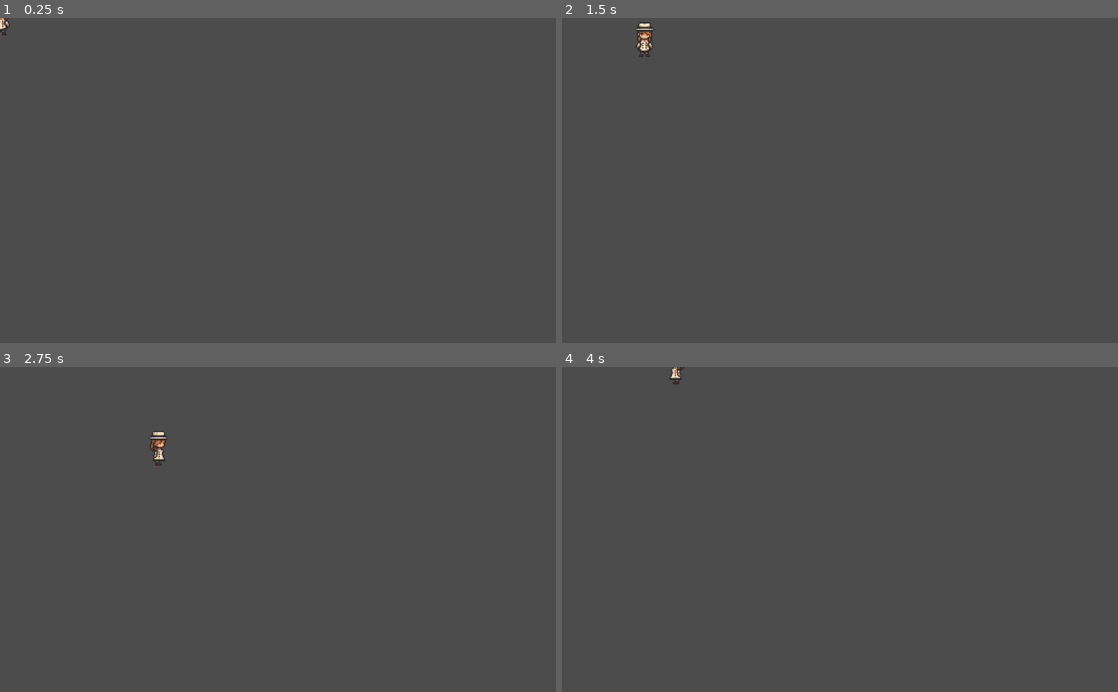
Above: before the commit, frames 1-4 (two rows, left to right).
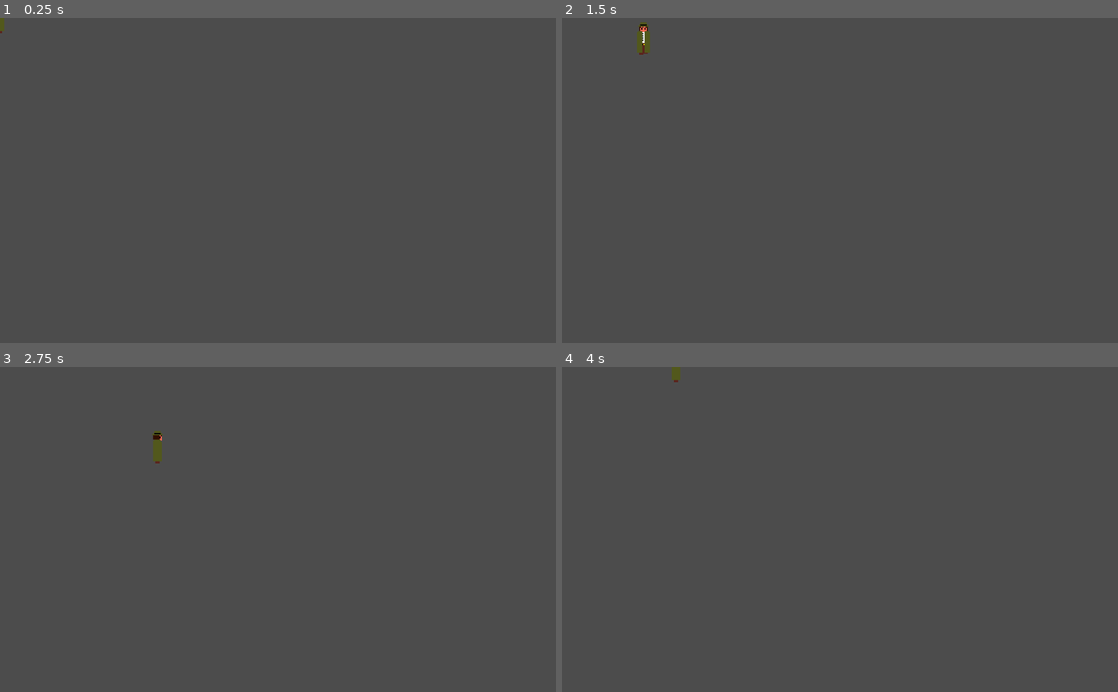
Above: after the commit, the same moments.

Repository: MinusPL/LD47Game
Game: Godot game, scene res://Player/Player.tscn
The game is run twice, just before and just after one commit, with the same random seed, the same clock (stepped at 60 frames per second) and the same inputs. The project has no main scene, so this scene is started directly.
Inputs:
- Up to frame 1 (0.25 s): no input
- Up to frame 2 (1.5 s): tap Enter at 0.5 s; hold Right (ui_right) 0.53-1.28 s; hold Down (ui_down) from 1.28 s (still down)
- Up to frame 3 (2.75 s): release Down (ui_down) at 2.03 s; hold Right (ui_right) from 2.03 s (still down)
- Up to frame 4 (4 s): release Right (ui_right) at 2.78 s; hold Up (ui_up) 2.78-3.53 s; hold Left (ui_left) from 3.53 s (still down)

The runs differ from the first frame. In frame 1, less than 0.1% of the frame differs, in the area x 0-2%, y 0-6%; in frame 2, 0.3%, in the area x 13-17%, y 1-12%; in frame 3, 0.2%; in frame 4, less than 0.1%.

Commit message:
Character sprite + color changing

Diff:
--- a/Game/Player/Player.tscn
+++ b/Game/Player/Player.tscn
@@ -1,107 +1,199 @@
-[gd_scene load_steps=21 format=2]
+[gd_scene load_steps=39 format=2]
 
 [ext_resource path="res://Player/PlayerControler.gd" type="Script" id=1]
-[ext_resource path="res://Player/player_tmp.png" type="Texture" id=2]
+[ext_resource path="res://Player/player.png" type="Texture" id=2]
+[ext_resource path="res://Player/player_coat.png" type="Texture" id=3]
+
+[sub_resource type="AtlasTexture" id=1]
+atlas = ExtResource( 2 )
+region = Rect2( 0, 32, 32, 32 )
+
+[sub_resource type="AtlasTexture" id=2]
+atlas = ExtResource( 2 )
+region = Rect2( 32, 32, 32, 32 )
+
+[sub_resource type="AtlasTexture" id=3]
+atlas = ExtResource( 2 )
+region = Rect2( 64, 32, 32, 32 )
+
+[sub_resource type="AtlasTexture" id=4]
+atlas = ExtResource( 2 )
+region = Rect2( 96, 32, 32, 32 )
+
+[sub_resource type="AtlasTexture" id=5]
+atlas = ExtResource( 2 )
+region = Rect2( 0, 0, 32, 32 )
+
+[sub_resource type="AtlasTexture" id=6]
+atlas = ExtResource( 2 )
+region = Rect2( 32, 0, 32, 32 )
+
+[sub_resource type="AtlasTexture" id=7]
+atlas = ExtResource( 2 )
+region = Rect2( 64, 0, 32, 32 )
+
+[sub_resource type="AtlasTexture" id=8]
+atlas = ExtResource( 2 )
+region = Rect2( 96, 0, 32, 32 )
+
+[sub_resource type="AtlasTexture" id=9]
+atlas = ExtResource( 2 )
+region = Rect2( 0, 64, 32, 32 )
+
+[sub_resource type="AtlasTexture" id=10]
+atlas = ExtResource( 2 )
+region = Rect2( 32, 64, 32, 32 )
+
+[sub_resource type="AtlasTexture" id=11]
+atlas = ExtResource( 2 )
+region = Rect2( 64, 64, 32, 32 )
+
+[sub_resource type="AtlasTexture" id=12]
+atlas = ExtResource( 2 )
+region = Rect2( 96, 64, 32, 32 )
+
+[sub_resource type="AtlasTexture" id=13]
+atlas = ExtResource( 2 )
+region = Rect2( 0, 96, 32, 32 )
 
 [sub_resource type="AtlasTexture" id=14]
 atlas = ExtResource( 2 )
-region = Rect2( 0, 0, 32, 32 )
+region = Rect2( 32, 96, 32, 32 )
 
 [sub_resource type="AtlasTexture" id=15]
 atlas = ExtResource( 2 )
-region = Rect2( 32, 0, 32, 32 )
+region = Rect2( 64, 96, 32, 32 )
 
 [sub_resource type="AtlasTexture" id=16]
 atlas = ExtResource( 2 )
+region = Rect2( 96, 96, 32, 32 )
+
+[sub_resource type="SpriteFrames" id=17]
+animations = [ {
+"frames": [ SubResource( 1 ), SubResource( 2 ), SubResource( 3 ), SubResource( 4 ) ],
+"loop": true,
+"name": "walk_up",
+"speed": 10.0
+}, {
+"frames": [ SubResource( 5 ), SubResource( 6 ), SubResource( 7 ), SubResource( 8 ) ],
+"loop": true,
+"name": "walk_down",
+"speed": 10.0
+}, {
+"frames": [ SubResource( 9 ), SubResource( 10 ), SubResource( 11 ), SubResource( 12 ) ],
+"loop": true,
+"name": "walk_right",
+"speed": 10.0
+}, {
+"frames": [ SubResource( 13 ), SubResource( 14 ), SubResource( 15 ), SubResource( 16 ) ],
+"loop": true,
+"name": "walk_left",
+"speed": 10.0
+} ]
+
+[sub_resource type="AtlasTexture" id=19]
+atlas = ExtResource( 3 )
+region = Rect2( 0, 32, 32, 32 )
+
+[sub_resource type="AtlasTexture" id=20]
+atlas = ExtResource( 3 )
+region = Rect2( 32, 32, 32, 32 )
+
+[sub_resource type="AtlasTexture" id=21]
+atlas = ExtResource( 3 )
+region = Rect2( 64, 32, 32, 32 )
+
+[sub_resource type="AtlasTexture" id=22]
+atlas = ExtResource( 3 )
+region = Rect2( 96, 32, 32, 32 )
+
+[sub_resource type="AtlasTexture" id=23]
+atlas = ExtResource( 3 )
+region = Rect2( 0, 0, 32, 32 )
+
+[sub_resource type="AtlasTexture" id=24]
+atlas = ExtResource( 3 )
+region = Rect2( 32, 0, 32, 32 )
+
+[sub_resource type="AtlasTexture" id=25]
+atlas = ExtResource( 3 )
 region = Rect2( 64, 0, 32, 32 )
 
-[sub_resource type="AtlasTexture" id=17]
-atlas = ExtResource( 2 )
+[sub_resource type="AtlasTexture" id=26]
+atlas = ExtResource( 3 )
 region = Rect2( 96, 0, 32, 32 )
 
-[sub_resource type="AtlasTexture" id=18]
-atlas = ExtResource( 2 )
+[sub_resource type="AtlasTexture" id=27]
+atlas = ExtResource( 3 )
+region = Rect2( 0, 64, 32, 32 )
+
+[sub_resource type="AtlasTexture" id=28]
+atlas = ExtResource( 3 )
+region = Rect2( 32, 64, 32, 32 )
+
+[sub_resource type="AtlasTexture" id=29]
+atlas = ExtResource( 3 )
+region = Rect2( 64, 64, 32, 32 )
+
+[sub_resource type="AtlasTexture" id=30]
+atlas = ExtResource( 3 )
+region = Rect2( 96, 64, 32, 32 )
+
+[sub_resource type="AtlasTexture" id=31]
+atlas = ExtResource( 3 )
 region = Rect2( 0, 96, 32, 32 )
 
-[sub_resource type="AtlasTexture" id=19]
-atlas = ExtResource( 2 )
+[sub_resource type="AtlasTexture" id=32]
+atlas = ExtResource( 3 )
 region = Rect2( 32, 96, 32, 32 )
 
-[sub_resource type="AtlasTexture" id=20]
-atlas = ExtResource( 2 )
+[sub_resource type="AtlasTexture" id=33]
+atlas = ExtResource( 3 )
 region = Rect2( 64, 96, 32, 32 )
 
-[sub_resource type="AtlasTexture" id=21]
-atlas = ExtResource( 2 )
+[sub_resource type="AtlasTexture" id=34]
+atlas = ExtResource( 3 )
 region = Rect2( 96, 96, 32, 32 )
 
-[sub_resource type="AtlasTexture" id=22]
-atlas = ExtResource( 2 )
-region = Rect2( 0, 32, 32, 32 )
-
-[sub_resource type="AtlasTexture" id=23]
-atlas = ExtResource( 2 )
-region = Rect2( 32, 32, 32, 32 )
-
-[sub_resource type="AtlasTexture" id=24]
-atlas = ExtResource( 2 )
-region = Rect2( 64, 32, 32, 32 )
-
-[sub_resource type="AtlasTexture" id=25]
-atlas = ExtResource( 2 )
-region = Rect2( 96, 32, 32, 32 )
-
-[sub_resource type="AtlasTexture" id=10]
-atlas = ExtResource( 2 )
-region = Rect2( 0, 64, 32, 32 )
-
-[sub_resource type="AtlasTexture" id=11]
-atlas = ExtResource( 2 )
-region = Rect2( 32, 64, 32, 32 )
-
-[sub_resource type="AtlasTexture" id=12]
-atlas = ExtResource( 2 )
-region = Rect2( 64, 64, 32, 32 )
-
-[sub_resource type="AtlasTexture" id=13]
-atlas = ExtResource( 2 )
-region = Rect2( 96, 64, 32, 32 )
-
-[sub_resource type="SpriteFrames" id=26]
+[sub_resource type="SpriteFrames" id=35]
 animations = [ {
-"frames": [ SubResource( 14 ), SubResource( 15 ), SubResource( 16 ), SubResource( 17 ) ],
+"frames": [ SubResource( 19 ), SubResource( 20 ), SubResource( 21 ), SubResource( 22 ) ],
+"loop": true,
+"name": "walk_up",
+"speed": 10.0
+}, {
+"frames": [ SubResource( 23 ), SubResource( 24 ), SubResource( 25 ), SubResource( 26 ) ],
+"loop": true,
+"name": "walk_down",
+"speed": 10.0
+}, {
+"frames": [ SubResource( 27 ), SubResource( 28 ), SubResource( 29 ), SubResource( 30 ) ],
+"loop": true,
+"name": "walk_right",
+"speed": 10.0
+}, {
+"frames": [ SubResource( 31 ), SubResource( 32 ), SubResource( 33 ), SubResource( 34 ) ],
 "loop": true,
 "name": "walk_left",
-"speed": 5.0
-}, {
-"frames": [ SubResource( 18 ), SubResource( 19 ), SubResource( 20 ), SubResource( 21 ) ],
-"loop": true,
-"name": "walk_down",
-"speed": 5.0
-}, {
-"frames": [ SubResource( 22 ), SubResource( 23 ), SubResource( 24 ), SubResource( 25 ) ],
-"loop": true,
-"name": "walk_right",
-"speed": 5.0
-}, {
-"frames": [ SubResource( 10 ), SubResource( 11 ), SubResource( 12 ), SubResource( 13 ) ],
-"loop": true,
-"name": "walk_up",
-"speed": 5.0
+"speed": 10.0
 } ]
 
-[sub_resource type="CapsuleShape2D" id=27]
-radius = 9.57006
-height = 12.2322
+[sub_resource type="CapsuleShape2D" id=18]
+radius = 5.91483
+height = 18.0785
 
 [node name="Player" type="Area2D"]
 scale = Vector2( 2, 2 )
 script = ExtResource( 1 )
 
 [node name="AnimatedSprite" type="AnimatedSprite" parent="."]
-frames = SubResource( 26 )
+frames = SubResource( 17 )
+animation = "walk_down"
+
+[node name="Coat" type="AnimatedSprite" parent="."]
+frames = SubResource( 35 )
 animation = "walk_down"
 
 [node name="CollisionShape2D" type="CollisionShape2D" parent="."]
-position = Vector2( 0.993248, 0.198648 )
-shape = SubResource( 27 )
+position = Vector2( 0, -1.00287 )
+shape = SubResource( 18 )
--- a/Game/Player/PlayerControler.gd
+++ b/Game/Player/PlayerControler.gd
@@ -9,10 +9,15 @@
 var m_vLastDirection = Vector2(1,0)
 var m_sDirection = "down"
 
+var colors = [Color(1.0,0.0,0.0,1.0),
+		  Color(0.0,1.0,0.0,1.0),
+		  Color(0.0,0.0,1.0,1.0)]
+
 
 # Called when the node enters the scene tree for the first time.
 func _ready():
-	pass # Replace with function body.
+	randomize()
+	$Coat.modulate = Color(randf(),randf(),randf())
 
 # Called every frame. 'delta' is the elapsed time since the previous frame.
 func _process(delta):
@@ -31,7 +36,16 @@
 		m_vLastDirection = velocity
 		velocity = velocity.normalized() * m_iMoveSpeed
 		$AnimatedSprite.animation = "walk_"+m_sDirection
+		$Coat.animation = "walk_"+m_sDirection
 		$AnimatedSprite.play()
+		$Coat.play()
+	else:
+		$AnimatedSprite.animation = "walk_"+m_sDirection
+		$Coat.animation = "walk_"+m_sDirection
+		$AnimatedSprite.stop()
+		$Coat.stop()
+		$AnimatedSprite.frame = 0
+		$Coat.frame = 0
 
 	position += velocity * delta
 
Binary file added: Game/Player/player.png
Not shown, added: Game/Player/player.png.import
Binary file added: Game/Player/player_coat.png
Not shown, added: Game/Player/player_coat.png.import
